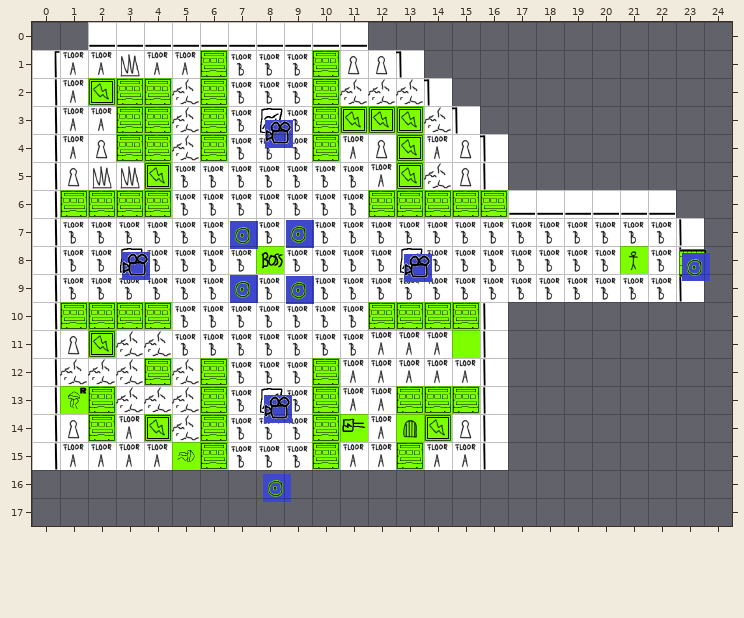
An edit to a level. Tiled map, assets/levels/BossLevel.tmx. The first picture shows the starting point.
Cells are 64x64 px. Shown: x 0..24, y 0..17.
After the commit:
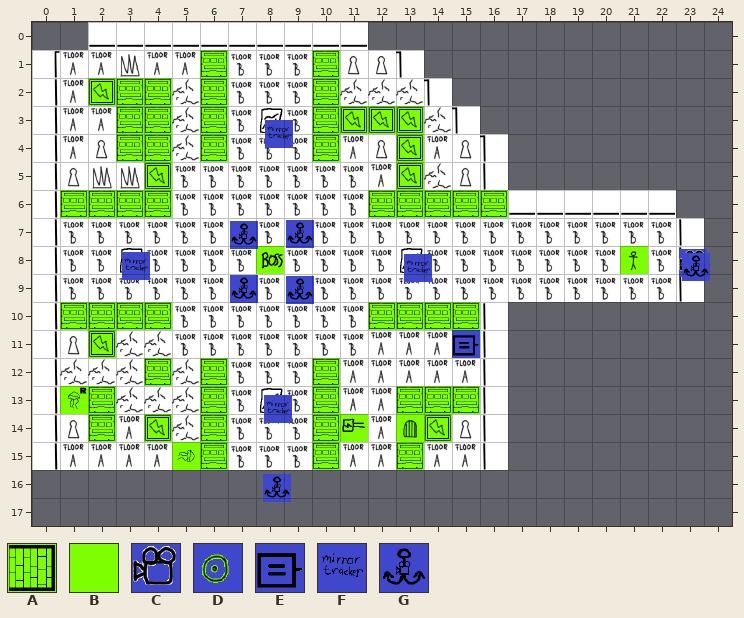
Key: from "Tileset": A 57, B 62, C 65, D 66, E 70, F 73, G 74.
Objects are placed by their top-left corner, in cells (3,4 is the top-left corner of cell 3,4); size is 1x1 cell unless given.
The edit:
--- layer "Object Layer 1"
-C at 8.3,3.5
+F at 8.3,3.5
-D at 9.1,7.1
+G at 9.1,7.1
-D at 7.1,7.1
+G at 7.1,7.1
-A at 23.1,8.1
+C at 23.1,8.1
-C at 3.2,8.2
+F at 3.2,8.2
-D at 23.2,8.2
+G at 23.2,8.2
-C at 13.3,8.3
+F at 13.3,8.3
-D at 7.1,9
+G at 7.1,9
-D at 9.1,9.1
+G at 9.1,9.1
-B at 15,11
+E at 15,11
-C at 8.3,13.3
+F at 8.3,13.3
-D at 8.2,16.1
+G at 8.2,16.1
